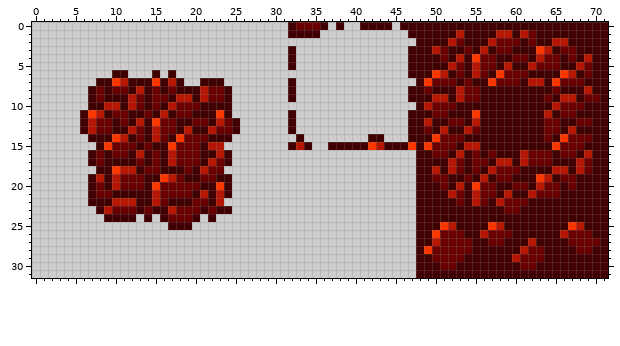
Two versions of one sprite sheet, mountain.png. Above: the version before the commit.
The file is 72x32 pixels.
After the commit:
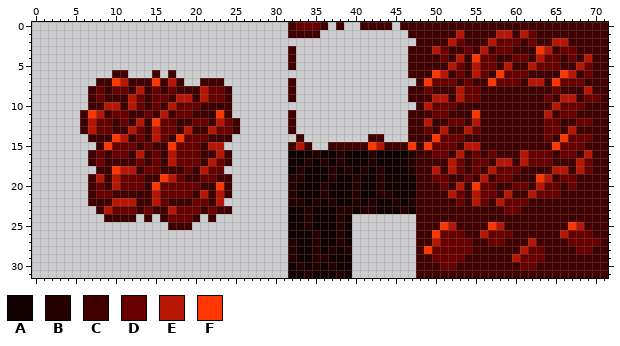
Palette (. is transparent): A #100000  B #240000  C #410000  D #690000  E #b61603  F #ff3600
Changes in this commit:
Colour A is added in row 16 at x 32 to 34, 36 to 37, 39 to 41 and 43 to 46; in row 17 at x 32 to 33, 35, 37, 39 to 41 and 43 to 46; in row 18 at x 32, 34 to 36, 38, 40, 42 and 44 to 46; in row 19 at x 34 to 36, 38 to 39, 41 to 42 and 44 to 47; in row 20 at x 33 to 35, 37 to 39, 41 to 42 and 44 to 47; in row 21 at x 33 to 35, 37 to 39, 41 to 42 and 45 to 47.
Colour A is added in row 22 at x 34, 36, 38 to 39, 41, 43 to 44 and 46; in row 23 at x 32 to 33, 35 to 37, 40, 43 to 45 and 47; in rows 24 to 25 at x 32 to 33, 35 to 37 and 39; in row 26 at x 32 to 34, 36 to 37 and 39; in row 27 at x 33 to 34, 36 to 37 and 39; in row 28 at x 33 to 34, 36 and 38.
Colour A is added in row 29 at x 33 to 34 and 37 to 39; in row 30 at x 32, 34, 36 and 38 to 39; in row 31 at x 32 to 33, 35 to 37 and 39.
Colour B is added in row 16 at x 35, 38, 42 and 47; in row 17 at x 34, 36, 38, 42 and 47; in row 18 at x 33, 37, 39, 41, 43 and 47; in row 19 at x 32 to 33, 37, 40 and 43; in row 20 at x 32, 36, 40 and 43; in row 21 at x 32, 36, 40 and 43 to 44.
Colour B is added in row 22 at x 32 to 33, 35, 37, 40, 42, 45 and 47; in row 23 at x 34, 38 to 39, 41 to 42 and 46; in rows 24 to 25 at x 34 and 38; in row 26 at x 35 and 38; in row 27 at x 32, 35 and 38; in row 28 at x 32, 35, 37 and 39.
Colour B is added in row 29 at x 32 and 35 to 36; in row 30 at x 33, 35 and 37; in row 31 at x 34 and 38.
Changed places in both pictures, as pixel boxes (x1, y1, x2, y2):
added: (288, 150, 416, 278)
